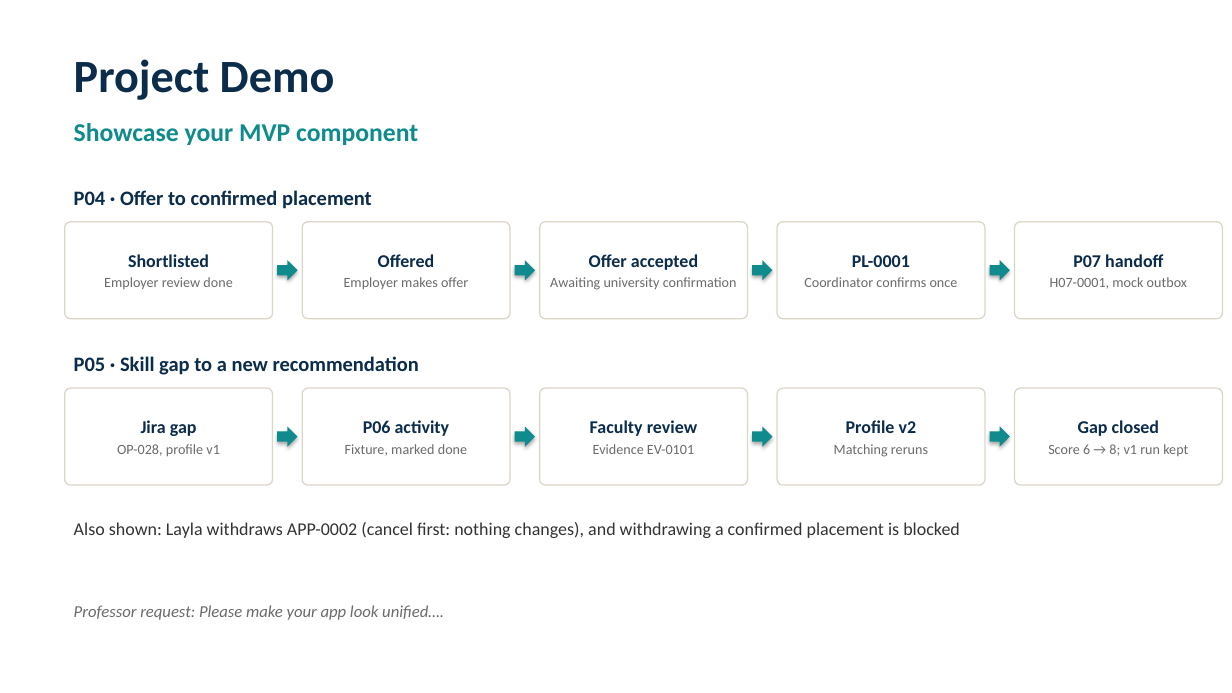
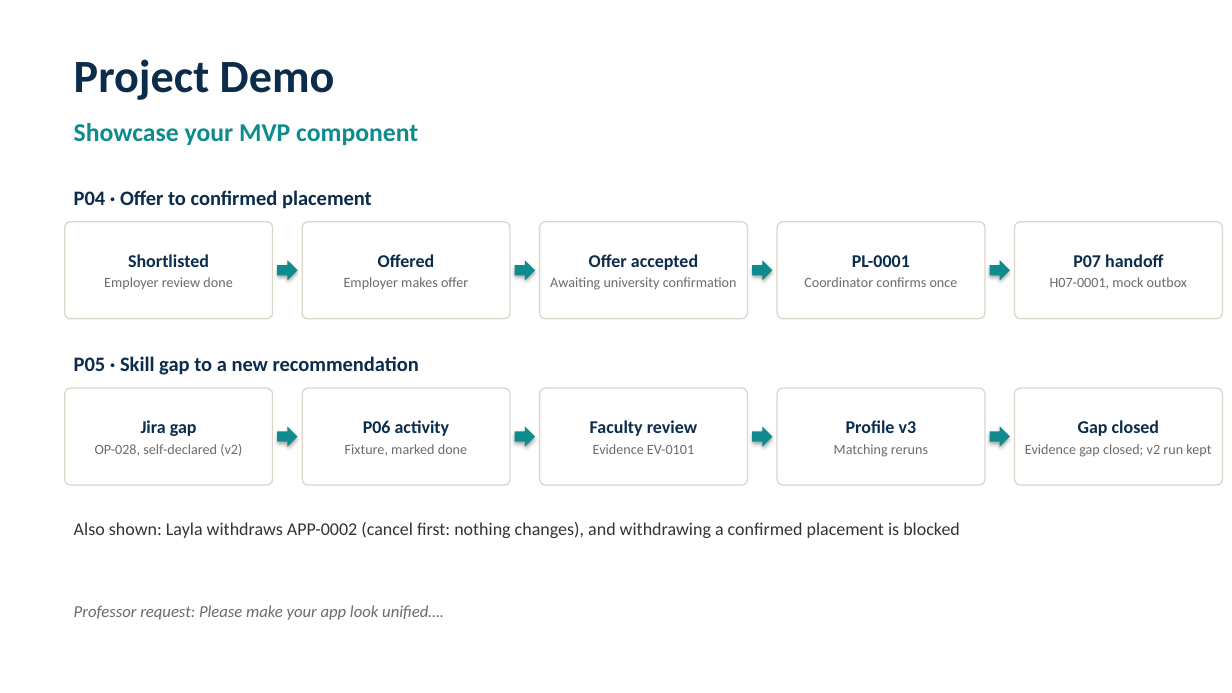
Before and after one commit to faizr206/InternshipPlatformSection2, a slide deck: slide 8 of artifacts/Sprint 3 - S2 Team 3.pptx. Drawn at 1232x693 pixels with LibreOffice and Linux fonts; fonts in the diff are those of the drawing. Boxes give left, top, right and bottom in pixels: in the first picture for what was removed or moved away, otherwise in the second. Text is boxed around its words. In the diff, an @@ line names an element or a change of style, - is before the commit and + after.

```diff
--- a/artifacts/Sprint 3 - S2 Team 3.pptx
+++ b/artifacts/Sprint 3 - S2 Team 3.pptx
@@ text in rounded rectangle at (95, 444, 242, 456): text changed @@
-OP-028, profile v1
+OP-028, self-declared (v2)
@@ text in rounded rectangle at (846, 420, 917, 433): text changed @@
-Profile v2
+Profile v3
@@ text in rounded rectangle at (1025, 444, 1211, 457): text changed @@
-Score 6 → 8; v1 run kept
+Evidence gap closed; v2 run kept
```
Also in this commit, not shown: 5 other slides changed, 16 other files.
